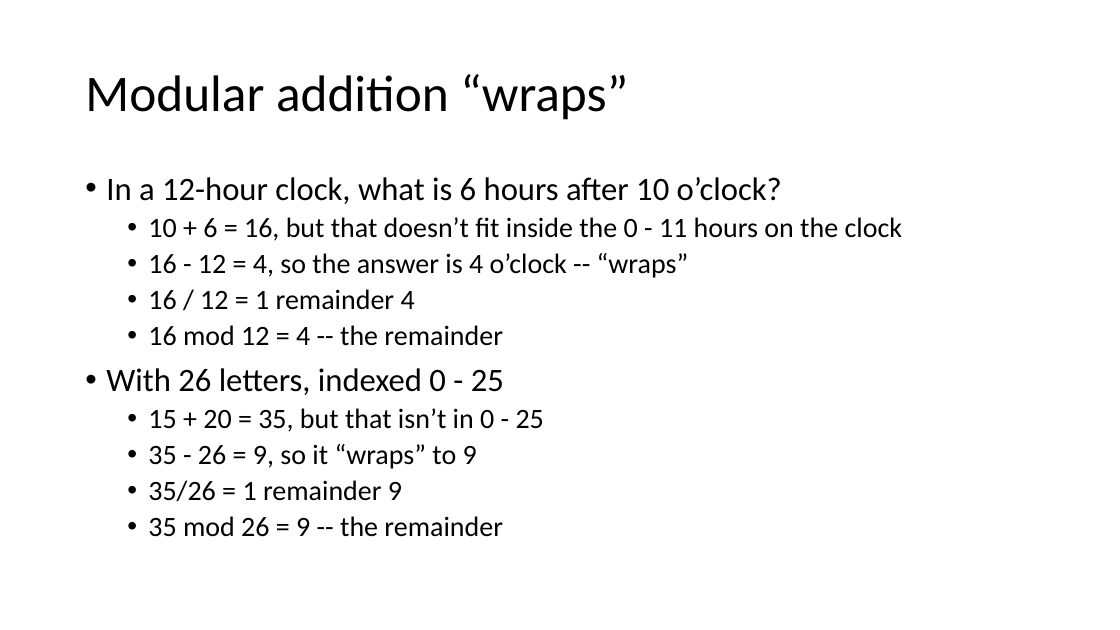
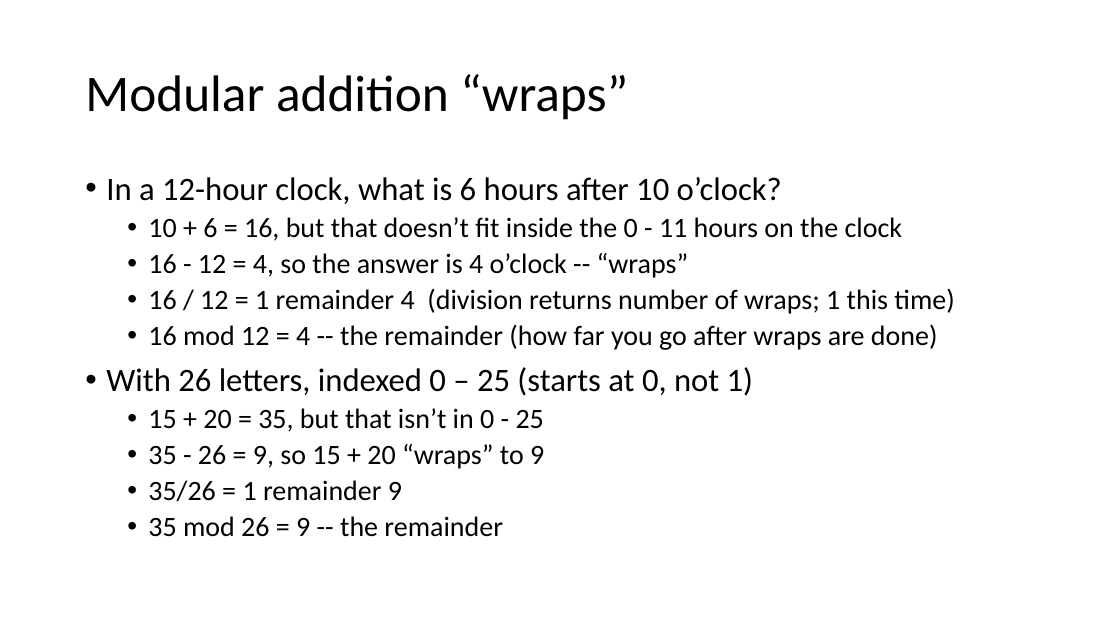
Before and after one commit to john-r2/CyberSec-Modules, a slide deck: slide 2 of 5.Crypto/Cryptology0-Modular-Arithmetic.pptx. Drawn at 1120x630 pixels with LibreOffice and Linux fonts; fonts in the diff are those of the drawing. Boxes give left, top, right and bottom in pixels: in the first picture for what was removed or moved away, otherwise in the second. Text is boxed around its words. In the diff, an @@ line names an element or a change of style, - is before the commit and + after.

```diff
--- a/5.Crypto/Cryptology0-Modular-Arithmetic.pptx
+++ b/5.Crypto/Cryptology0-Modular-Arithmetic.pptx
@@ text at bbox=[106, 288, 954, 396]: text changed @@
-  • 16 / 12 = 1 remainder 4
-  • 16 mod 12 = 4 -- the remainder
-• With 26 letters, indexed 0 - 25
+  • 16 / 12 = 1 remainder 4 (division returns number of wraps; 1 this time)
+  • 16 mod 12 = 4 -- the remainder (how far you go after wraps are done)
+• With 26 letters, indexed 0 – 25 (starts at 0, not 1)
@@ text at bbox=[148, 444, 544, 469]: text changed @@
-  • 35 - 26 = 9, so it “wraps” to 9
+  • 35 - 26 = 9, so 15 + 20 “wraps” to 9
```
Also in this commit, not shown: 51 other files.
